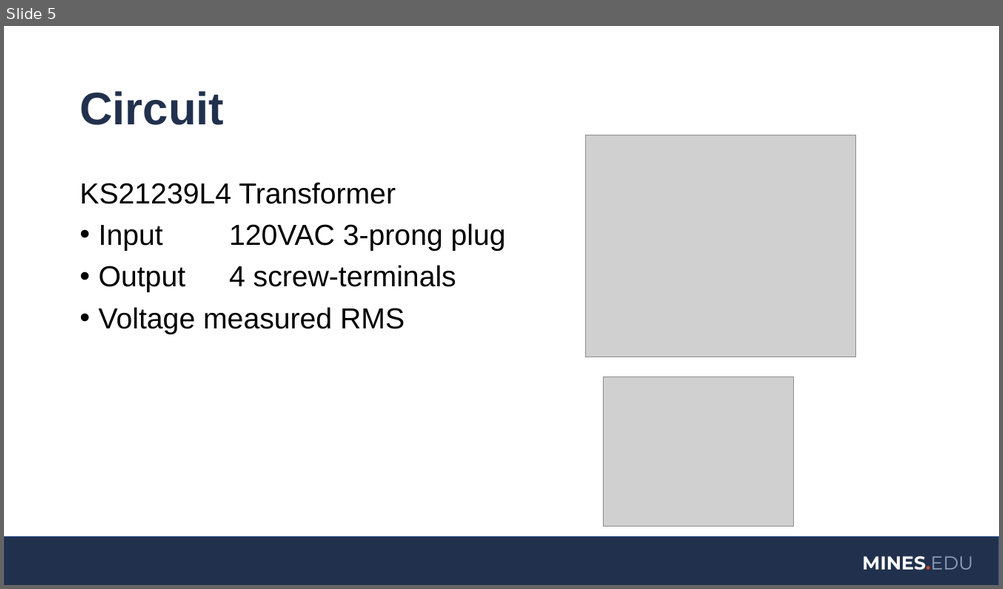
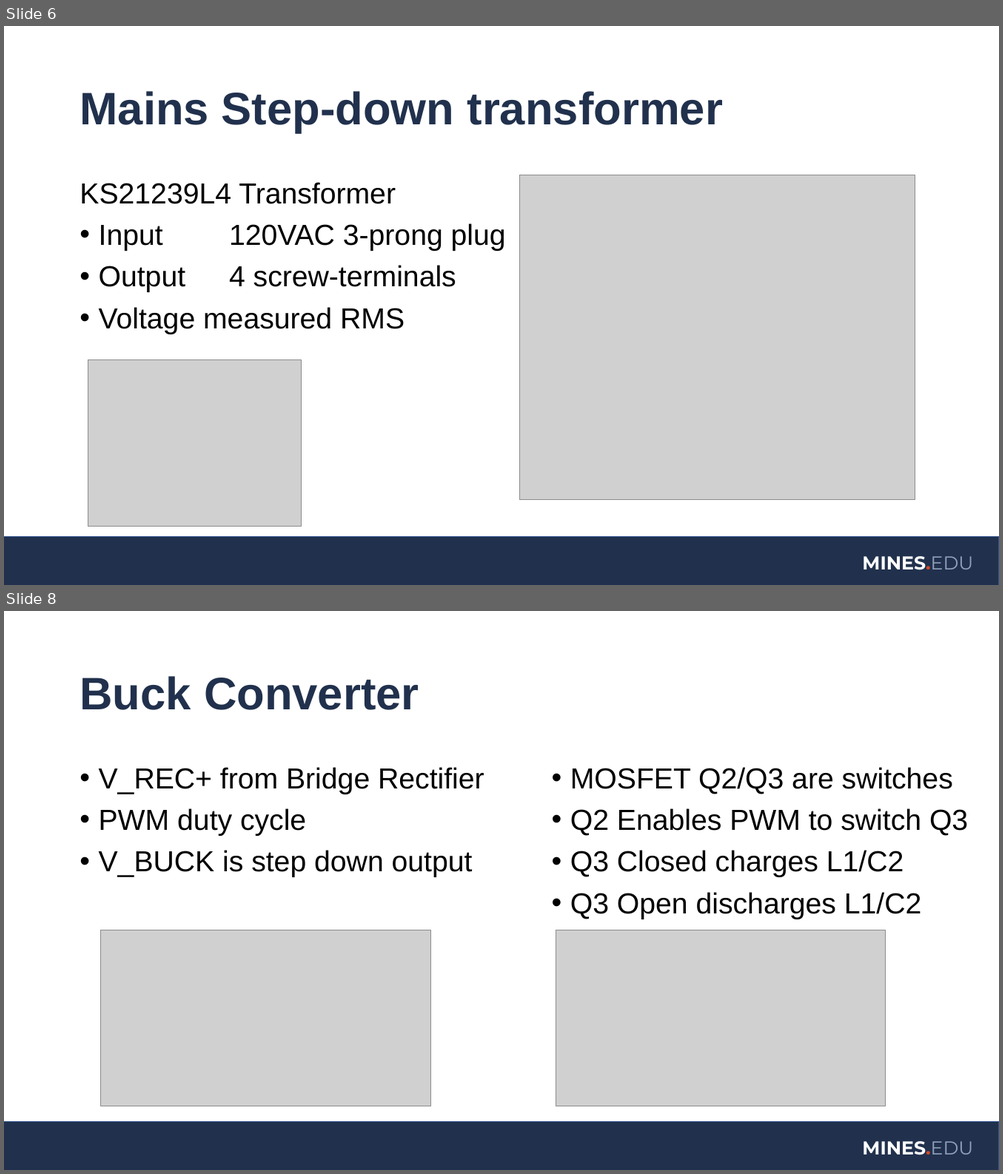
Before and after one commit to coulston/Active-Devices, a slide deck: Labs/lab41 rectifierWithBuck/rectifierWithBuck.pptx. Shown one above the other, each under a label of ours: slide 5 before the commit, slides 6 and 8 after it; the slides between them are not shown. The pictures are 1003x589 and 1003x1174 pixels, drawn with LibreOffice and Linux fonts; fonts in the diff are those of the drawing; grey boxes stand for pictures; background and template pictures are left out. Boxes give left, top, right and bottom in pixels: in the first picture for what was removed or moved away, otherwise in the second. Text is boxed around its words. In the diff, an @@ line names an element or a change of style, - is before the commit and + after.

Commit message:
Rectifier/Buck laboratory
Finished the first iteration of the rectifier buck converter laboratory

```diff
--- a/Labs/lab41 rectifierWithBuck/rectifierWithBuck.pptx
+++ b/Labs/lab41 rectifierWithBuck/rectifierWithBuck.pptx
@@ slide 8 added at [4,611,999,1170], background #FFFFFF; not listed: 2 template elements that a slide beside it also shows @@
@@ title added at [79,676,419,710], 44 pt, text #21314D, bold @@
+Buck Converter
@@ text added at [99,767,484,877], 28 pt, text #000000 @@
+• V_REC+ from Bridge Rectifier
+• PWM duty cycle
+• V_BUCK is step down output
@@ text added at [570,767,967,920], 28 pt, text #000000 @@
+• MOSFET Q2/Q3 are switches
+• Q2 Enables PWM to switch Q3
+• Q3 Closed charges L1/C2
+• Q3 Open discharges L1/C2
@@ picture added at [101,931,431,1106] @@
@@ picture added at [555,931,885,1106] @@
@@ what was slide 5 is now slide 6 @@
@@ slide 6 changed as well @@
@@ title at [79,91,723,133]: text changed @@
-Circuit
+Mains Step-down transformer
@@ picture: place and size @@
-picture at [585,135,855,358]
+picture at [520,175,915,500]
@@ picture: place and size @@
-picture at [603,378,794,527]
+picture at [88,360,301,527]
```
Also in this commit, not shown: 4 other slides changed, 5 other slides added, 3 slides removed, 1 other file.
